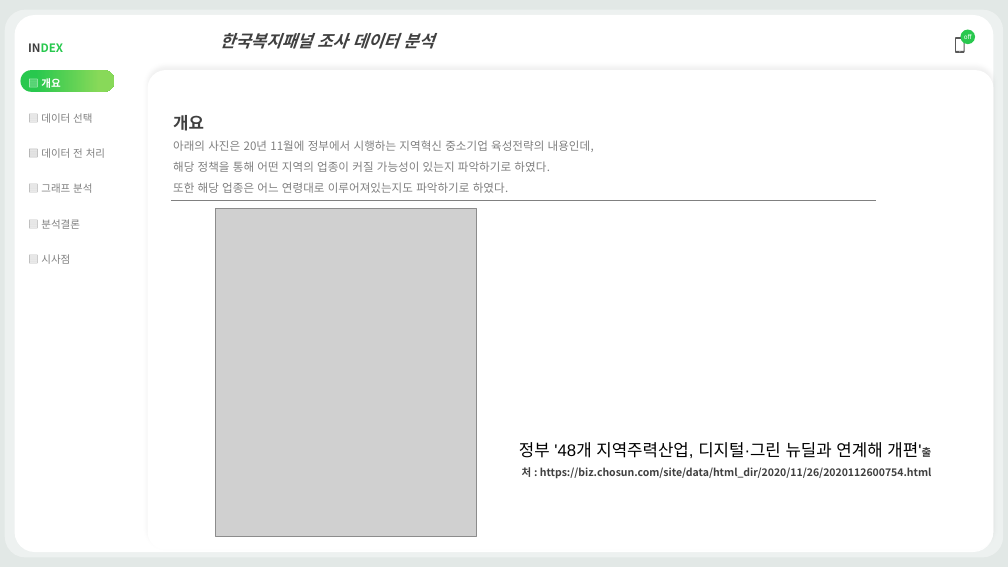
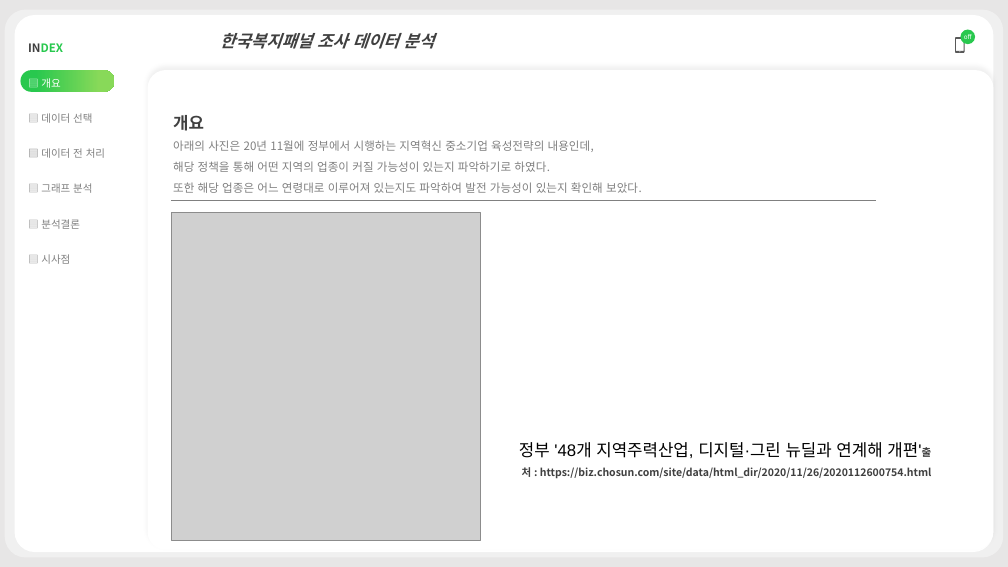
Before and after one commit to ktb5891/Bigdata_lecture, a slide deck: slide 2 of 개인프로젝트/복지패널 데이터 분석.pptx. Drawn at 1008x567 pixels with LibreOffice and Linux fonts; fonts in the diff are those of the drawing; grey boxes stand for pictures. Boxes give left, top, right and bottom in pixels: in the first picture for what was removed or moved away, otherwise in the second. Text is boxed around its words. In the diff, an @@ line names an element or a change of style, - is before the commit and + after.

```diff
--- a/개인프로젝트/복지패널 데이터 분석.pptx
+++ b/개인프로젝트/복지패널 데이터 분석.pptx
@@ background #E2E8E6 to #E7E6E6 @@
@@ table at (x1=20, y1=26, x2=141, y2=343) @@
@@ bold off in "▤ 개요" @@
@@ text at (x1=173, y1=182, x2=642, y2=193): text changed @@
-또한 해당 업종은 어느 연령대로 이루어져있는지도 파악하기로 하였다.
+또한 해당 업종은 어느 연령대로 이루어져 있는지도 파악하여 발전 가능성이 있는지 확인해 보았다.
@@ picture resized from (x1=216, y1=209, x2=477, y2=537) to (x1=172, y1=212, x2=481, y2=541) @@
```
Also in this commit, not shown: 4 other slides changed, 10 slides added, 1 other file.
